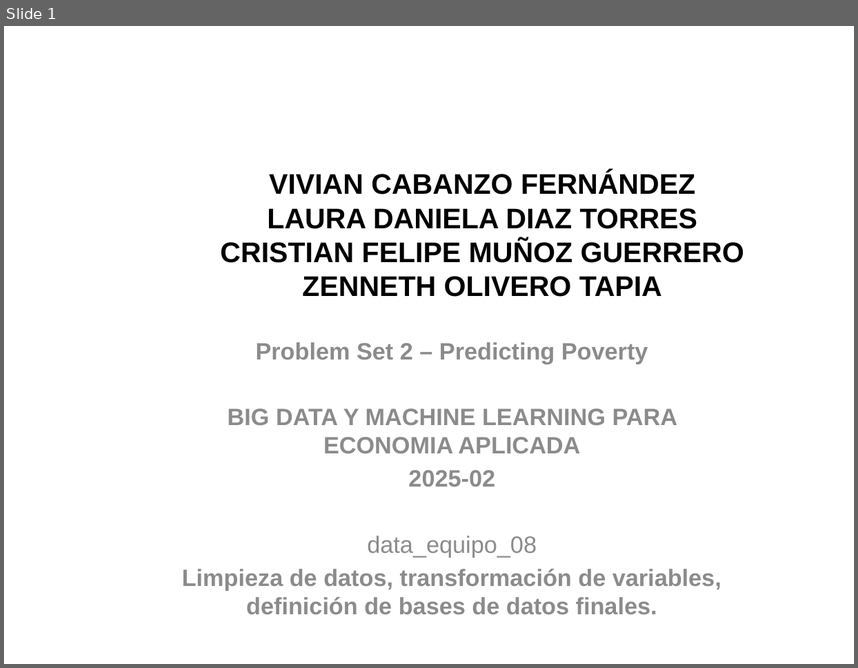
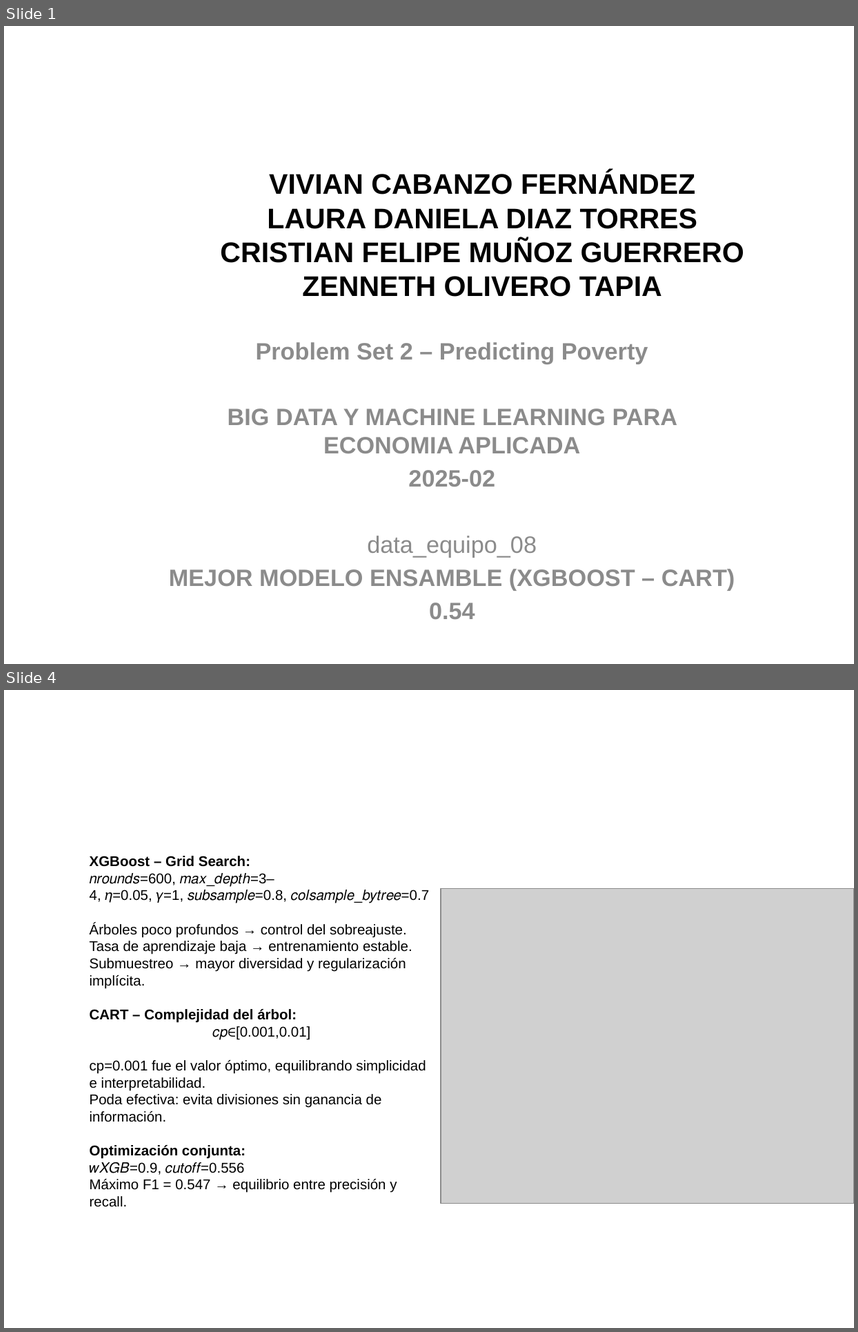
Before and after one commit to VivianCabanzo/Taller2_Predicting-Poverty, a slide deck: Presentaciones/best_equipo_08.pptx. Shown one above the other, each under a label of ours: slide 1 before the commit, slides 1 and 4 after it; the slides between them are not shown. The pictures are 858x668 and 858x1332 pixels, drawn with LibreOffice and Linux fonts; fonts in the diff are those of the drawing; grey boxes stand for pictures; background and template pictures are left out. Boxes give left, top, right and bottom in pixels: in the first picture for what was removed or moved away, otherwise in the second. Text is boxed around its words. In the diff, an @@ line names an element or a change of style, - is before the commit and + after.

```diff
--- a/Presentaciones/best_equipo_08.pptx
+++ b/Presentaciones/best_equipo_08.pptx
@@ slide 4 added at [4, 690, 854, 1328], background picture (left out) @@
@@ text added at [90, 856, 429, 1207], 12 pt, text #000000 @@
+XGBoost – Grid Search:
+𝑛𝑟𝑜𝑢𝑛𝑑𝑠=600, 𝑚𝑎𝑥_𝑑𝑒𝑝𝑡ℎ=3–4, 𝜂=0.05, 𝛾=1, 𝑠𝑢𝑏𝑠𝑎𝑚𝑝𝑙𝑒=0.8, 𝑐𝑜𝑙𝑠𝑎𝑚𝑝𝑙𝑒_𝑏𝑦𝑡𝑟𝑒𝑒=0.7
+Árboles poco profundos → control del sobreajuste.
+Tasa de aprendizaje baja → entrenamiento estable.
+Submuestreo → mayor diversidad y regularización implícita.
+CART – Complejidad del árbol:
+𝑐𝑝∈[0.001,0.01]
+cp=0.001 fue el valor óptimo, equilibrando simplicidad e interpretabilidad.
+Poda efectiva: evita divisiones sin ganancia de información.
+Optimización conjunta:
+𝑤𝑋𝐺𝐵=0.9, 𝑐𝑢𝑡𝑜𝑓𝑓=0.556
+Máximo F1 = 0.547 → equilibrio entre precisión y recall.
@@ picture added at [441, 888, 854, 1203] @@
@@ slide 1 changed as well @@
@@ subtitle at [169, 568, 735, 619]: text changed @@
-Limpieza de datos, transformación de variables, definición de bases de datos finales.
+MEJOR MODELO ENSAMBLE (XGBOOST – CART)
+0.54
```
Also in this commit, not shown: 2 other slides added.
